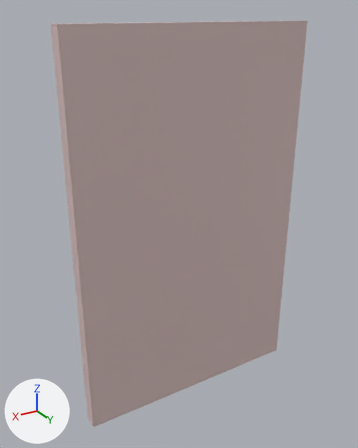
A saved change to the FBX model LifeSkillsSoftwareMorningRoutine/LSS_MorningRoutine/Assets/Models/Environment/door.fbx.
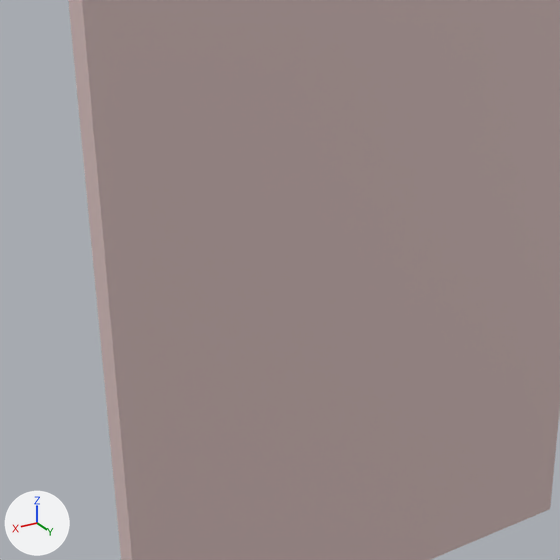
Each version appears first whole from a 50 mm camera at (4.81, 5.01, 5.11) aimed at (1.74, -0.11, 2.56), and next in a close-up on the part from 8% to 78% of the width and 27% to 83% of the height. The lights are fixed; the arrows at lower left show +X, +Y and +Z. Where no turn or scale is listed for an object, it has been applied to the vertices.
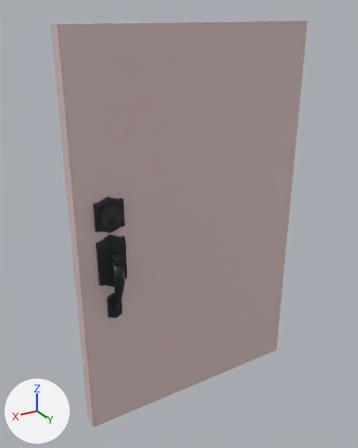
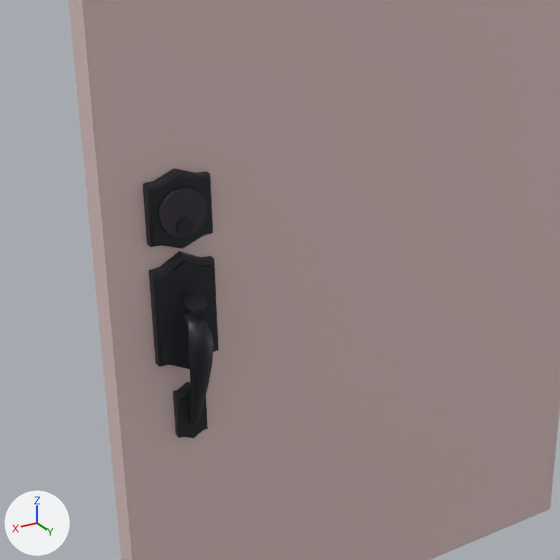
What the commit changed:
me_cube_005 has 322 vertices, 280 faces and spans x 0.0..3.2, y -0.35..0.1, z 0.0..5.0.
me_cube_005 is used by ob_cube; location (0.0, 0.0, 0.0).
me_cube_005 part 1: the loose piece of 40 vertices spanning x 2.63..2.97, y -0.17..-0.07, z 2.06..2.74 is copied, and the copy is mirrored in y about the mesh origin; it spans x 2.63..2.97, y 0.07..0.17, z 2.06..2.74.
me_cube_005 part 2: the loose piece of 40 vertices spanning x 2.71..2.89, y -0.16..-0.09, z 1.61..1.95 is copied, and the copy is mirrored in y about the mesh origin; it spans x 2.71..2.89, y 0.09..0.16, z 1.61..1.95.
me_cube_005 part 3: the loose piece of 24 vertices spanning x 2.74..2.86, y -0.34..-0.15, z 2.45..2.53 is copied, and the copy is mirrored in y about the mesh origin; it spans x 2.74..2.86, y 0.15..0.34, z 2.45..2.53.
me_cube_005 part 4: the loose piece of 106 vertices spanning x 2.73..2.87, y -0.35..-0.16, z 1.72..2.42 is copied, and the copy is mirrored in y about the mesh origin; it spans x 2.73..2.87, y 0.16..0.35, z 1.72..2.42.
me_cube_005 part 5: the loose piece of 40 vertices spanning x 2.63..2.97, y -0.17..-0.07, z 2.77..3.2 is copied, and the copy is mirrored in y about the mesh origin; it spans x 2.63..2.97, y 0.07..0.17, z 2.77..3.2.
me_cube_005 part 6: the loose piece of 32 vertices spanning x 2.67..2.93, y -0.19..-0.15, z 2.86..3.12 is copied, and the copy is mirrored in y about the mesh origin; it spans x 2.67..2.93, y 0.15..0.19, z 2.86..3.12.
me_cube_005 part 7: the loose piece of 32 vertices spanning x 2.75..2.85, y -0.21..-0.19, z 2.87..2.96 is copied, and the copy is mirrored in y about the mesh origin; it spans x 2.75..2.85, y 0.19..0.21, z 2.87..2.96.

Where the change shows, as pixel boxes [x1, y1, x2, y2] in the close-ups (560 x 560 px):
part 1 of me_cube_005, added (black): after [149, 251, 219, 369]
part 2 of me_cube_005, added (black): after [173, 382, 208, 438]
part 3 of me_cube_005, added: after [183, 294, 207, 314]
part 4 of me_cube_005, added (black): after [183, 312, 214, 424]
part 5 of me_cube_005, added (black): after [143, 168, 213, 249]
part 6 of me_cube_005, added (black): after [158, 188, 207, 237]
part 7 of me_cube_005, added: after [177, 217, 194, 235]
